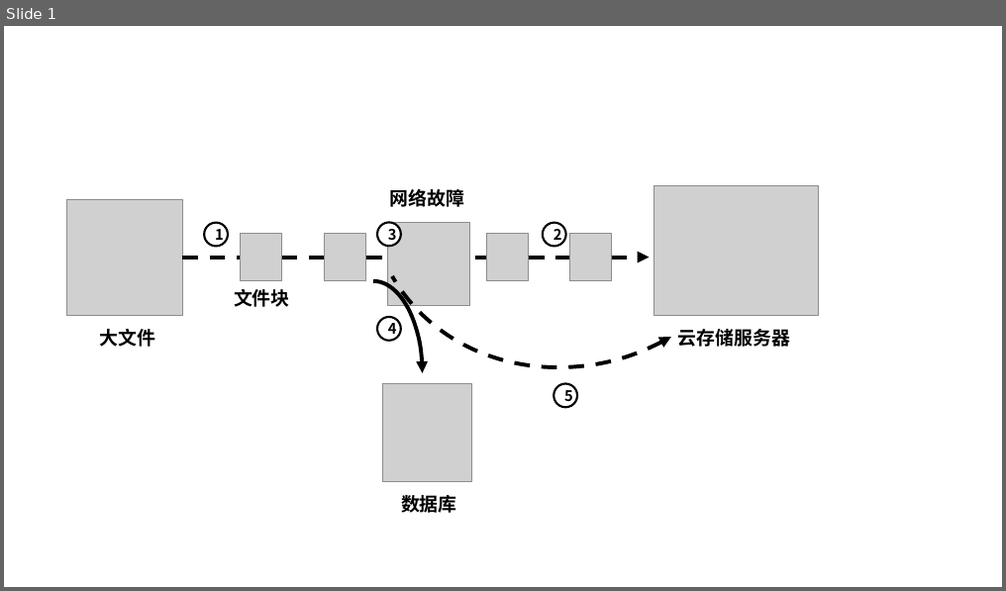
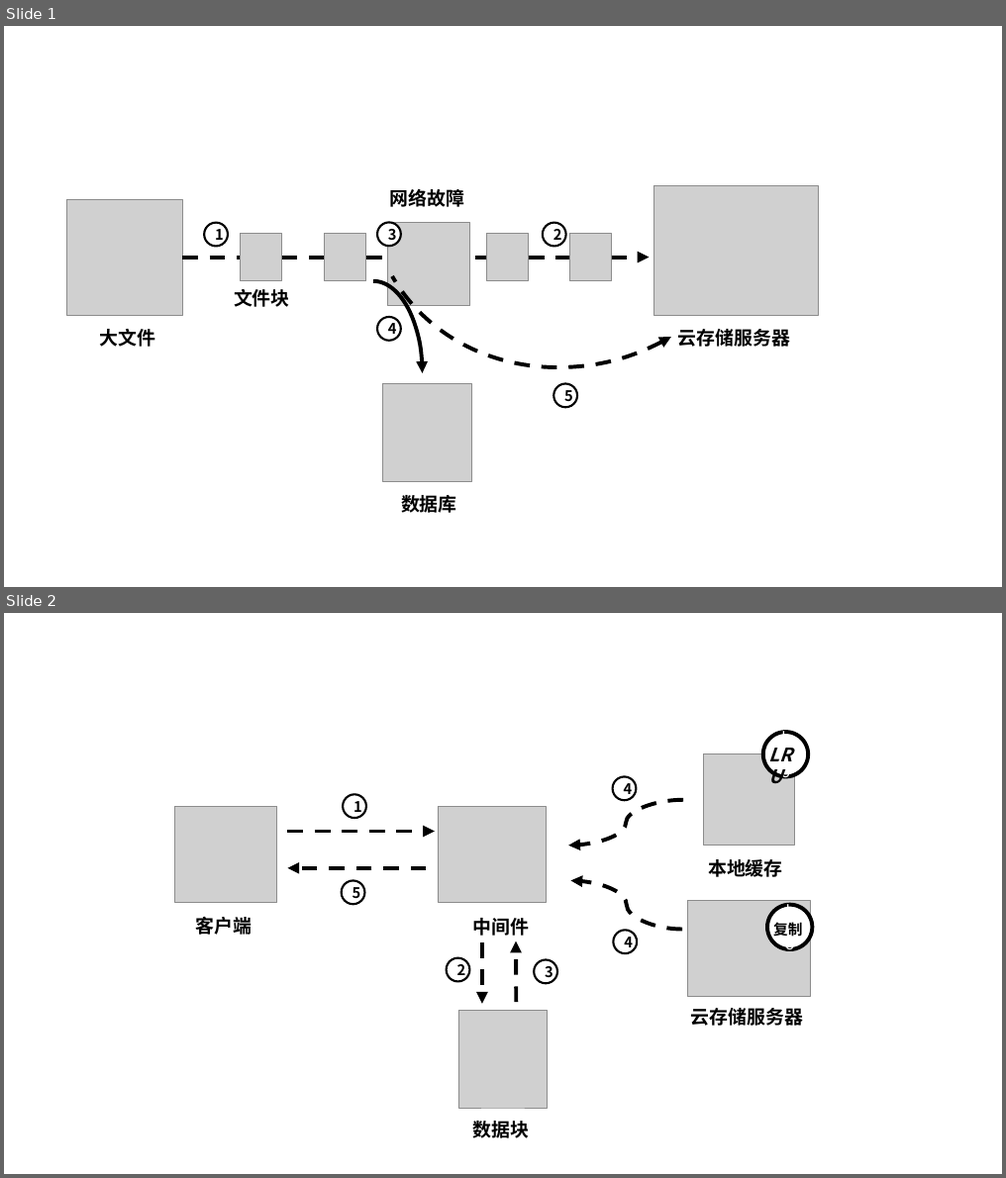
Before and after one commit to liuwu0225/Graduation-Thesis, a slide deck: 图/第三章-优化分析/大文件传输与断点续传01.pptx. Shown one above the other, each under a label of ours: slide 1 before the commit, slides 1 and 2 after it. The pictures are 1006x591 and 1006x1178 pixels, drawn with LibreOffice and Linux fonts; fonts in the diff are those of the drawing; grey boxes stand for pictures. Boxes give left, top, right and bottom in pixels: in the first picture for what was removed or moved away, otherwise in the second. Text is boxed around its words. In the diff, an @@ line names an element or a change of style, - is before the commit and + after.

```diff
--- a/图/第三章-优化分析/大文件传输与断点续传01.pptx
+++ b/图/第三章-优化分析/大文件传输与断点续传01.pptx
@@ slide 2 added at <box>4,613,1002,1174</box>, background #FFFFFF @@
@@ picture added at <box>703,755,795,846</box> @@
@@ text added at <box>761,740,810,769</box>, 18 pt, text #000000, bold, italic @@
+LRU
@@ ellipse added at <box>763,732,808,777</box>, fill #FFFFFF, outline #000000 3.75 pt, 14 pt, text #FFFFFF @@
+LRU
@@ ellipse added at <box>613,777,636,800</box>, fill #FFFFFF, outline #000000 2 pt, 14 pt, text #000000, bold @@
+4
@@ picture added at <box>174,806,277,902</box> @@
@@ ellipse added at <box>344,794,366,817</box>, fill #FFFFFF, outline #000000 2 pt, 14 pt, text #000000, bold @@
+1
@@ picture added at <box>438,806,546,902</box> @@
@@ curved arrow added from (684, 800) to (568, 846), #000000 3.75 pt dashed @@
@@ arrow added from (288, 832) to (435, 832), #000000 3.75 pt dashed @@
@@ arrow added from (426, 868) to (288, 868), #000000 3.75 pt dashed @@
@@ text added at <box>708,860,783,877</box>, 18 pt, text #000000, bold @@
+本地缓存
@@ ellipse added at <box>342,881,364,904</box>, fill #FFFFFF, outline #000000 2 pt, 14 pt, text #000000, bold @@
+5
@@ curved arrow added from (682, 930) to (570, 881), #000000 3.75 pt dashed @@
@@ picture added at <box>688,900,810,997</box> @@
@@ ellipse added at <box>767,905,813,950</box>, fill #FFFFFF, outline #000000 3.75 pt, 14 pt, text #FFFFFF @@
+LRU
@@ text added at <box>196,917,252,935</box>, 18 pt, text #000000, bold @@
+客户端
@@ text added at <box>472,918,529,936</box>, 18 pt, text #000000, bold @@
+中间件
@@ ellipse added at <box>614,931,637,954</box>, fill #FFFFFF, outline #000000 2 pt, 14 pt, text #000000, bold @@
+4
@@ text added at <box>773,920,802,939</box>, 14 pt, text #000000, bold @@
+复制
@@ ellipse added at <box>447,959,469,981</box>, fill #FFFFFF, outline #000000 2 pt, 14 pt, text #000000, bold @@
+2
@@ arrow added from (482, 943) to (482, 1004), #000000 3.75 pt dashed @@
@@ arrow added from (516, 1002) to (516, 942), #000000 3.75 pt dashed @@
@@ ellipse added at <box>534,960,557,983</box>, fill #FFFFFF, outline #000000 2 pt, 14 pt, text #000000, bold @@
+3
@@ picture added at <box>458,1011,548,1109</box> @@
@@ text added at <box>691,1008,803,1026</box>, 18 pt, text #000000, bold @@
+云存储服务器
@@ text added at <box>472,1121,529,1139</box>, 18 pt, text #000000, bold @@
+数据块
```
Also in this commit, not shown: 1 other slide added, 1 slide removed, 20 other files.
